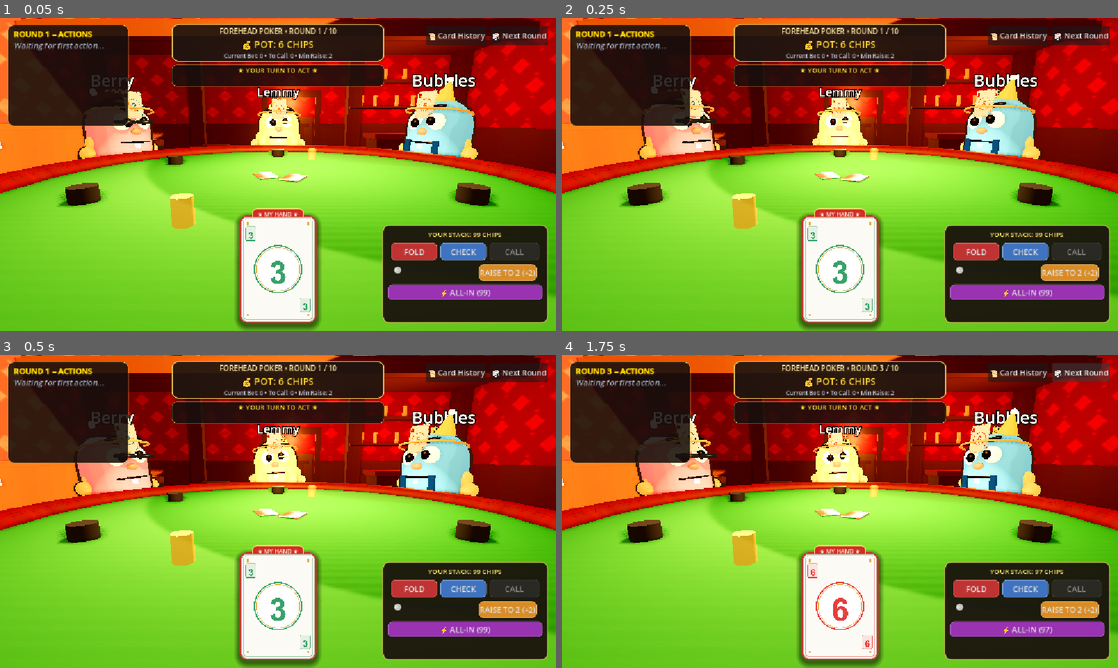
Above: before the commit, frames 1-4 (two rows, left to right).
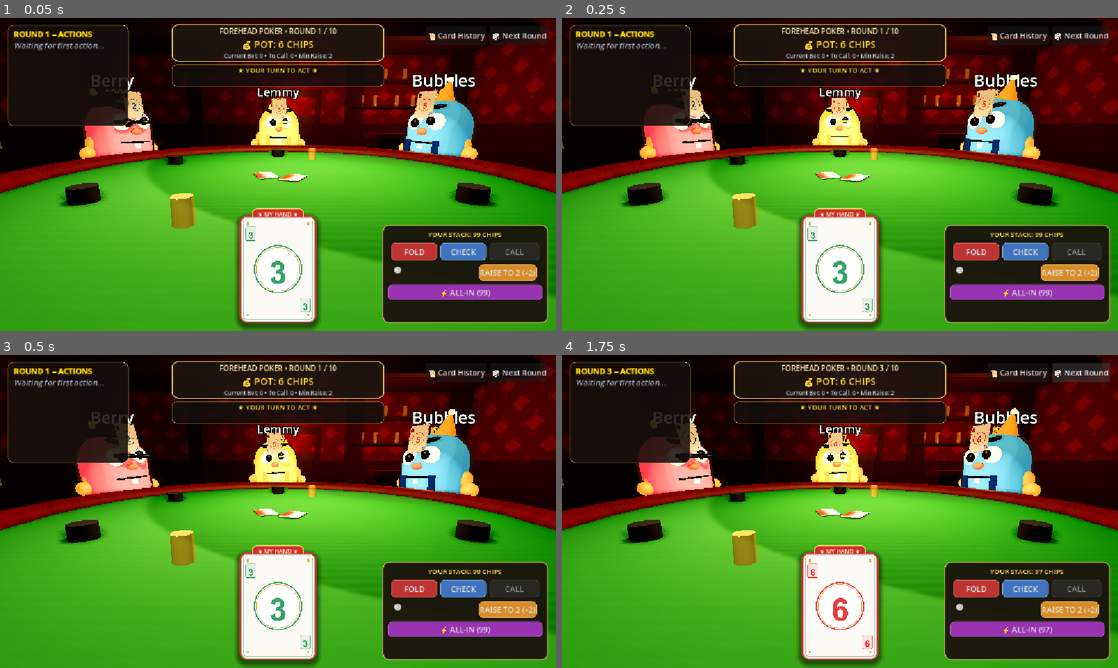
Above: after the commit, the same moments.

Repository: TuanVu219/TheJudge
Game: Godot game, scene res://scenes/saloon/ForeheadPokerRoom.tscn
The game is run twice, just before and just after one commit, with the same random seed, the same clock (stepped at 60 frames per second) and the same inputs. This scene is started directly instead of the project's main scene.
Inputs:
- Up to frame 1 (0.05 s): no input
- Up to frame 2 (0.25 s): no input
- Up to frame 3 (0.5 s): no input
- Up to frame 4 (1.75 s): click "🎲 Next Round" at 0.5 s; click "🎲 Next Round" at 1.25 s

The runs differ from the first frame. In frame 1, 71% of the frame differs, in the area x 0-100%, y 0-100%; in frame 2, 71%; in frame 3, 71%; in frame 4, 71%.

Commit message:
Add saloon south wall, ceiling beams, cozy interior lighting, and remove character headband ring

Diff:
--- a/game/scenes/saloon/ForeheadPokerRoom.tscn
+++ b/game/scenes/saloon/ForeheadPokerRoom.tscn
@@ -16,23 +16,21 @@
 
 [sub_resource type="Environment" id="Env_SaloonPixar"]
 background_mode = 1
-background_color = Color(0.2, 0.12, 0.08, 1)
+background_color = Color(0.08, 0.05, 0.03, 1)
 ambient_light_source = 2
-ambient_light_color = Color(0.85, 0.58, 0.38, 1)
-ambient_light_energy = 0.75
+ambient_light_color = Color(0.52, 0.40, 0.30, 1)
+ambient_light_energy = 0.55
 tonemap_mode = 3
-tonemap_exposure = 1.2
+tonemap_exposure = 1.05
 ssr_enabled = true
 ssao_enabled = true
 ssil_enabled = true
 glow_enabled = true
-glow_bloom = 0.18
-volumetric_fog_enabled = true
-volumetric_fog_density = 0.012
-volumetric_fog_albedo = Color(1, 0.88, 0.65, 1)
+glow_bloom = 0.08
+volumetric_fog_enabled = false
 adjustment_enabled = true
 adjustment_contrast = 1.05
-adjustment_saturation = 1.15
+adjustment_saturation = 1.10
 
 [sub_resource type="StandardMaterial3D" id="Mat_Floor"]
 albedo_texture = ExtResource("Tex_FloorAlbedo")
@@ -58,10 +56,9 @@
 uv1_scale = Vector3(1, 3, 1)
 
 [sub_resource type="StandardMaterial3D" id="Mat_WindowSunGlow"]
-albedo_color = Color(1, 0.92, 0.72, 1)
-emission_enabled = true
-emission = Color(1, 0.9, 0.65, 1)
-emission_energy_multiplier = 3.0
+albedo_color = Color(0.25, 0.18, 0.12, 1)
+roughness = 0.8
+emission_enabled = false
 
 [sub_resource type="StandardMaterial3D" id="Mat_WhiteCurtain"]
 albedo_color = Color(0.95, 0.92, 0.84, 1)
@@ -155,37 +152,42 @@
 
 [node name="SunKey" type="DirectionalLight3D" parent="Lights" unique_id=450089392]
 transform = Transform3D(0.42261824, -0.38302225, 0.8213938, 0, 0.90630776, 0.42261827, -0.9063078, -0.17860618, 0.3830222, -6.5, 5, -1.8)
+visible = false
 light_color = Color(1, 0.85, 0.58, 1)
-light_energy = 2.5
-light_volumetric_fog_energy = 3.2
+light_energy = 0.0
+
+[node name="TableSpot" type="SpotLight3D" parent="Lights" unique_id=481458475]
+transform = Transform3D(1, 0, 0, 0, -4.371139e-08, 1, 0, -1, -4.371139e-08, 0, 4.8, 0)
+light_color = Color(1, 0.84, 0.62, 1)
+light_energy = 2.4
 shadow_enabled = true
 shadow_bias = 0.03
-
-[node name="TableSpot" type="SpotLight3D" parent="Lights" unique_id=481458475]
-transform = Transform3D(1, 0, 0, 0, -4.371139e-08, 1, 0, -1, -4.371139e-08, 0, 4.8, 0)
-light_color = Color(1, 0.76, 0.48, 1)
-light_energy = 4.0
-shadow_enabled = true
 spot_range = 6.5
-spot_angle = 42.0
+spot_angle = 45.0
 
 [node name="LampAboveTable" type="OmniLight3D" parent="Lights" unique_id=468719573]
 transform = Transform3D(1, 0, 0, 0, 1, 0, 0, 0, 1, 0, 3.6, 0)
-light_color = Color(1, 0.76, 0.48, 1)
-light_energy = 1.8
-omni_range = 6.0
+light_color = Color(1, 0.80, 0.55, 1)
+light_energy = 1.3
+omni_range = 6.5
 
 [node name="BarFillLight" type="OmniLight3D" parent="Lights" unique_id=1450236915]
 transform = Transform3D(1, 0, 0, 0, 1, 0, 0, 0, 1, 4.2, 2.5, -4.5)
-light_color = Color(0.98, 0.62, 0.32, 1)
-light_energy = 1.6
+light_color = Color(0.95, 0.68, 0.42, 1)
+light_energy = 0.9
+omni_range = 5.0
+
+[node name="DoorwayFillLight" type="OmniLight3D" parent="Lights" unique_id=574626683]
+transform = Transform3D(1, 0, 0, 0, 1, 0, 0, 0, 1, 0.5, 2.4, -6.0)
+light_color = Color(0.95, 0.72, 0.48, 1)
+light_energy = 0.8
+omni_range = 5.0
+
+[node name="SouthFillLight" type="OmniLight3D" parent="Lights" unique_id=1450236916]
+transform = Transform3D(1, 0, 0, 0, 1, 0, 0, 0, 1, 0, 2.6, 4.5)
+light_color = Color(1, 0.80, 0.55, 1)
+light_energy = 0.85
 omni_range = 5.5
-
-[node name="DoorwayFillLight" type="OmniLight3D" parent="Lights" unique_id=574626683]
-transform = Transform3D(1, 0, 0, 0, 1, 0, 0, 0, 1, 0.5, 2.4, -6.5)
-light_color = Color(1, 0.82, 0.5, 1)
-light_energy = 2.2
-omni_range = 6.0
 
 [node name="Room" type="Node3D" parent="." unique_id=58159470]
 
@@ -234,6 +236,56 @@
 material_override = SubResource("Mat_Timber")
 mesh = SubResource("Mesh_Box")
 
+[node name="RightTrim" type="MeshInstance3D" parent="Room" unique_id=1902292538]
+transform = Transform3D(0.18, 0, 0, 0, 0.12, 0, 0, 0, 15.9, 6.75, 1.55, 0)
+material_override = SubResource("Mat_Timber")
+mesh = SubResource("Mesh_Box")
+
+[node name="WallSouth" type="MeshInstance3D" parent="Room" unique_id=2100000001]
+transform = Transform3D(16, 0, 0, 0, 7, 0, 0, 0, 0.4, 0, 3.5, 7)
+material_override = SubResource("Mat_RedWallpaper")
+mesh = SubResource("Mesh_Box")
+
+[node name="SouthWainscot" type="MeshInstance3D" parent="Room" unique_id=2100000002]
+transform = Transform3D(15.9, 0, 0, 0, 1.5, 0, 0, 0, 0.15, 0, 0.75, 6.78)
+material_override = SubResource("Mat_Timber")
+mesh = SubResource("Mesh_Box")
+
+[node name="SouthTrim" type="MeshInstance3D" parent="Room" unique_id=2100000003]
+transform = Transform3D(15.9, 0, 0, 0, 0.12, 0, 0, 0, 0.18, 0, 1.55, 6.75)
+material_override = SubResource("Mat_Timber")
+mesh = SubResource("Mesh_Box")
+
+[node name="PillarFL" type="MeshInstance3D" parent="Room" unique_id=2100000004]
+transform = Transform3D(0.65, 0, 0, 0, 7, 0, 0, 0, 0.65, -6.65, 3.5, 6.65)
+material_override = SubResource("Mat_Timber")
+mesh = SubResource("Mesh_Box")
+
+[node name="PillarFR" type="MeshInstance3D" parent="Room" unique_id=2100000005]
+transform = Transform3D(0.65, 0, 0, 0, 7, 0, 0, 0, 0.65, 6.65, 3.5, 6.65)
+material_override = SubResource("Mat_Timber")
+mesh = SubResource("Mesh_Box")
+
+[node name="Ceiling" type="MeshInstance3D" parent="Room" unique_id=2100000006]
+transform = Transform3D(16, 0, 0, 0, 0.3, 0, 0, 0, 16, 0, 7, 0)
+material_override = SubResource("Mat_Timber")
+mesh = SubResource("Mesh_Box")
+
+[node name="CeilingBeam1" type="MeshInstance3D" parent="Room" unique_id=2100000007]
+transform = Transform3D(15.8, 0, 0, 0, 0.35, 0, 0, 0, 0.45, 0, 6.8, -3.5)
+material_override = SubResource("Mat_Timber")
+mesh = SubResource("Mesh_Box")
+
+[node name="CeilingBeam2" type="MeshInstance3D" parent="Room" unique_id=2100000008]
+transform = Transform3D(15.8, 0, 0, 0, 0.35, 0, 0, 0, 0.45, 0, 6.8, 0)
+material_override = SubResource("Mat_Timber")
+mesh = SubResource("Mesh_Box")
+
+[node name="CeilingBeam3" type="MeshInstance3D" parent="Room" unique_id=2100000009]
+transform = Transform3D(15.8, 0, 0, 0, 0.35, 0, 0, 0, 0.45, 0, 6.8, 3.5)
+material_override = SubResource("Mat_Timber")
+mesh = SubResource("Mesh_Box")
+
 [node name="PillarBL" type="MeshInstance3D" parent="Room" unique_id=39994951]
 transform = Transform3D(0.65, 0, 0, 0, 7, 0, 0, 0, 0.65, -6.65, 3.5, -6.65)
 material_override = SubResource("Mat_Timber")
@@ -361,6 +413,7 @@
 
 [node name="DesertSunGlow" type="MeshInstance3D" parent="Room/SaloonDoors" unique_id=727362195]
 transform = Transform3D(1.8, 0, 0, 0, 2.8, 0, 0, 0, 0.05, 0, 1.4, -0.3)
+visible = false
 material_override = SubResource("Mat_WindowSunGlow")
 mesh = SubResource("Mesh_Box")
 
@@ -669,6 +722,42 @@
 transform = Transform3D(0.25, 0, 0, 0, 0.35, 0, 0, 0, 0.25, -0.25, -0.15, 0)
 material_override = SubResource("Mat_LampGlow")
 mesh = SubResource("Mesh_Sphere")
+
+[node name="WallLampSouthL" type="Node3D" parent="Props" unique_id=2100000010]
+transform = Transform3D(1, 0, 0, 0, 1, 0, 0, 0, 1, -3.5, 3.4, 6.75)
+
+[node name="LampMountSL" type="MeshInstance3D" parent="Props/WallLampSouthL" unique_id=2100000011]
+transform = Transform3D(0.08, 0, 0, 0, 0.08, 0, 0, 0, 0.3, 0, 0, -0.15)
+material_override = SubResource("Mat_LampMetal")
+mesh = SubResource("Mesh_Box")
+
+[node name="LampGlowSL" type="MeshInstance3D" parent="Props/WallLampSouthL" unique_id=2100000012]
+transform = Transform3D(0.25, 0, 0, 0, 0.35, 0, 0, 0, 0.25, 0, -0.15, -0.3)
+material_override = SubResource("Mat_LampGlow")
+mesh = SubResource("Mesh_Sphere")
+
+[node name="WallLampSouthR" type="Node3D" parent="Props" unique_id=2100000013]
+transform = Transform3D(1, 0, 0, 0, 1, 0, 0, 0, 1, 3.5, 3.4, 6.75)
+
+[node name="LampMountSR" type="MeshInstance3D" parent="Props/WallLampSouthR" unique_id=2100000014]
+transform = Transform3D(0.08, 0, 0, 0, 0.08, 0, 0, 0, 0.3, 0, 0, -0.15)
+material_override = SubResource("Mat_LampMetal")
+mesh = SubResource("Mesh_Box")
+
+[node name="LampGlowSR" type="MeshInstance3D" parent="Props/WallLampSouthR" unique_id=2100000015]
+transform = Transform3D(0.25, 0, 0, 0, 0.35, 0, 0, 0, 0.25, 0, -0.15, -0.3)
+material_override = SubResource("Mat_LampGlow")
+mesh = SubResource("Mesh_Sphere")
+
+[node name="SouthBarrel1" type="MeshInstance3D" parent="Props" unique_id=2100000016]
+transform = Transform3D(0.85, 0, 0, 0, 1.25, 0, 0, 0, 0.85, -5.2, 0.62, 5.8)
+material_override = SubResource("Mat_Barrel")
+mesh = SubResource("Mesh_Cyl")
+
+[node name="SouthBarrel2" type="MeshInstance3D" parent="Props" unique_id=2100000017]
+transform = Transform3D(0.85, 0, 0, 0, 1.25, 0, 0, 0, 0.85, 5.2, 0.62, 5.8)
+material_override = SubResource("Mat_Barrel")
+mesh = SubResource("Mesh_Cyl")
 
 [node name="Camera3D" type="Camera3D" parent="." unique_id=1740266668]
 transform = Transform3D(1, 0, 0, 0, 0.9848077, 0.17364818, 0, -0.17364818, 0.9848077, 0, 1.6, 3.45)
--- a/game/scripts/forehead_poker/poker_seat.gd
+++ b/game/scripts/forehead_poker/poker_seat.gd
@@ -231,22 +231,6 @@
 	# Position at upper forehead above eyebrows, proud of bean surface & outline
 	forehead_card_node.position = Vector3(0, 1.48, 0.52)
 	forehead_card_node.rotation_degrees = Vector3(-8, 0, 0)
-
-	# Stylized elastic cloth headband wrapping around the bean head to secure the card
-	var band_mesh := TorusMesh.new()
-	band_mesh.inner_radius = 0.49
-	band_mesh.outer_radius = 0.525
-	band_mesh.rings = 24
-	band_mesh.ring_segments = 12
-	var band_mat := StandardMaterial3D.new()
-	band_mat.albedo_color = Color(0.92, 0.82, 0.55, 1.0)
-	band_mat.roughness = 0.65
-	var band_inst := MeshInstance3D.new()
-	band_inst.name = "ElasticHeadband"
-	band_inst.mesh = band_mesh
-	band_inst.material_override = band_mat
-	band_inst.position = Vector3(0, -0.06, -0.42)
-	forehead_card_node.add_child(band_inst)
 
 	# Front Card Face (facing outward +Z toward opponents)
 	var card_front_mesh := QuadMesh.new()
Not shown, changed: web/index.pck
